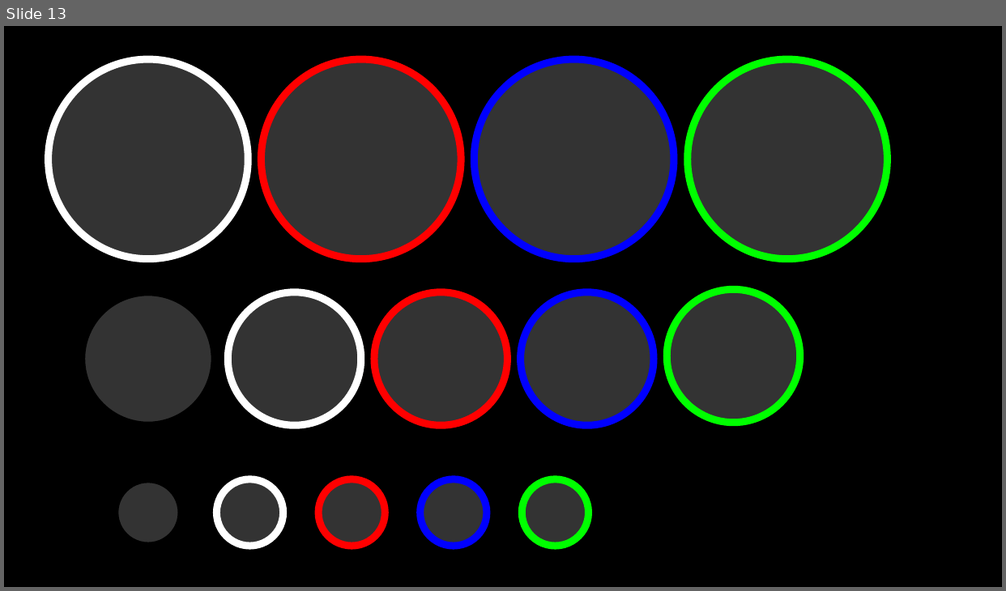
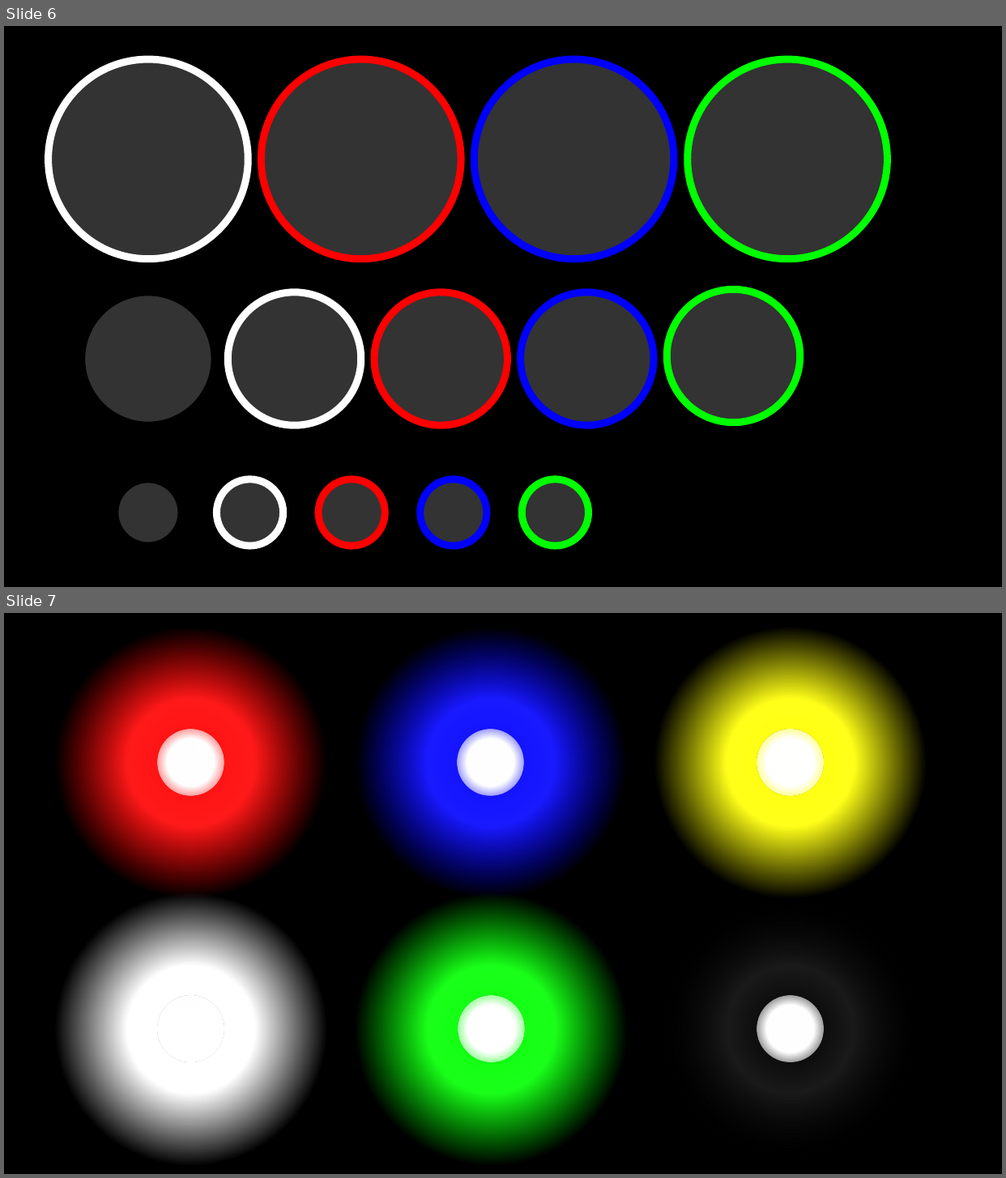
Before and after one commit to SNUGDC/LightsOn, a slide deck: Art Dummy.pptx. Shown one above the other, each under a label of ours: slide 13 before the commit, slides 6 and 7 after it. The pictures are 1006x591 and 1006x1178 pixels, drawn with LibreOffice and Linux fonts; fonts in the diff are those of the drawing. Boxes give left, top, right and bottom in pixels: in the first picture for what was removed or moved away, otherwise in the second. Text is boxed around its words. In the diff, an @@ line names an element or a change of style, - is before the commit and + after.

```diff
--- a/Art Dummy.pptx
+++ b/Art Dummy.pptx
@@ slide 7 added at (4,613,1002,1174), background #000000 @@
@@ ellipse added at (41,613,341,913), fill gradient #FF0D0D to #FF1A1A to #FF0000 @@
@@ ellipse added at (341,613,641,913), fill gradient #0D0DFF to #1A1AFF to #0000FF @@
@@ ellipse added at (641,613,940,913), fill gradient #FFFF0D to #FFFF1A to #FFFF00 @@
@@ ellipse added at (158,730,225,796), fill gradient #FFFFFF @@
@@ ellipse added at (458,730,524,796), fill gradient #FFFFFF @@
@@ ellipse added at (757,730,824,796), fill gradient #FFFFFF @@
@@ ellipse added at (41,879,341,1174), fill gradient #FFFFFF @@
@@ ellipse added at (341,879,641,1174), fill gradient #0DFF0D to #1AFF1A to #00FF00 @@
@@ ellipse added at (641,879,940,1174), fill gradient #000000 to #1A1A1A @@
@@ ellipse added at (158,996,225,1063), fill gradient #FFFFFF @@
@@ ellipse added at (458,996,524,1063), fill gradient #FFFFFF @@
@@ ellipse added at (757,996,824,1063), fill gradient #FFFFFF @@
@@ what was slide 13 is now slide 6 @@
```
Also in this commit, not shown: 2 slides changed, 1 other slide added, 9 slides removed, 33 other files.
